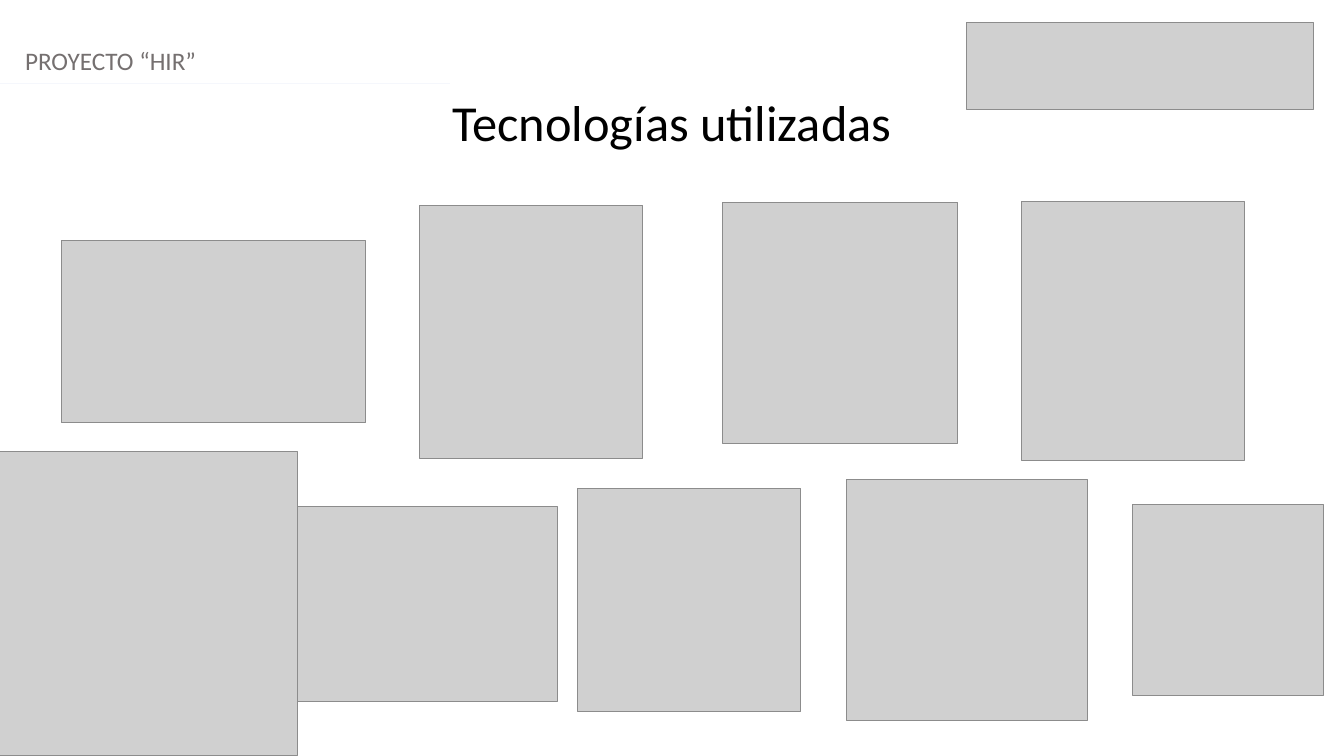
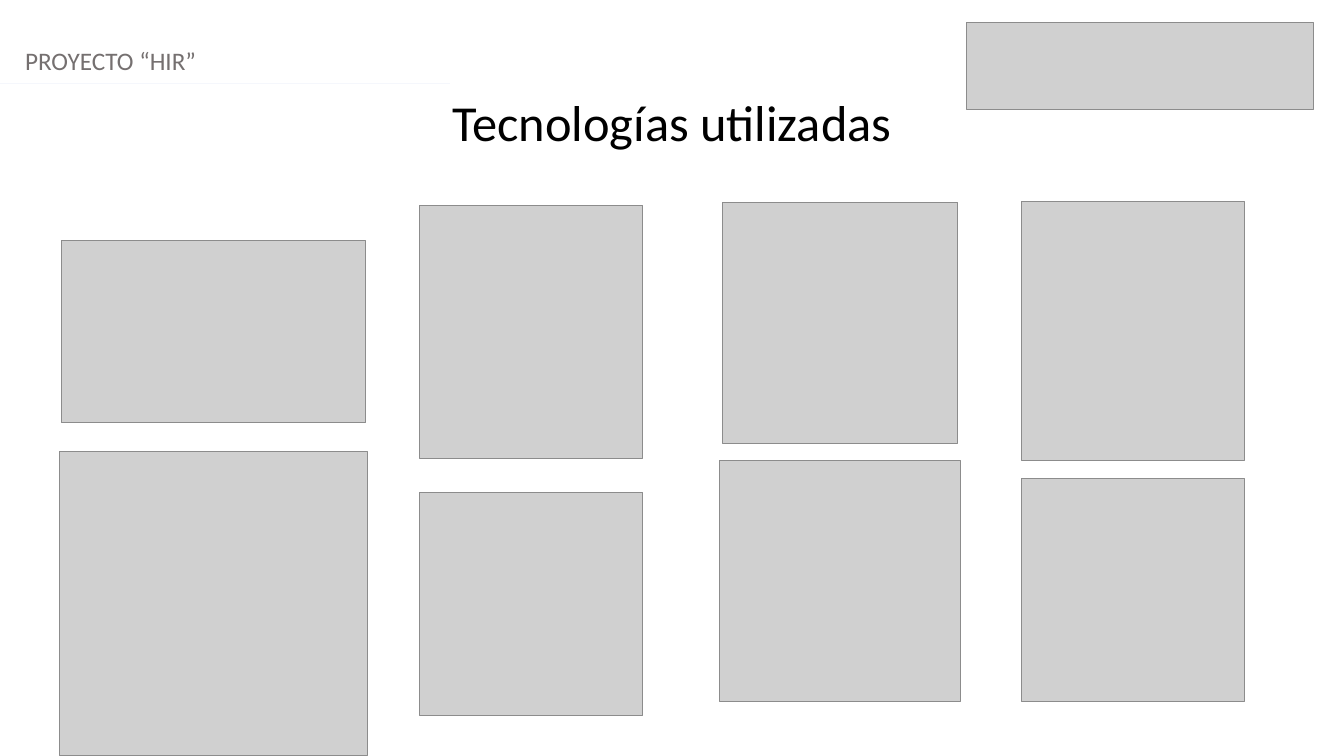
Before and after one commit to The-Shield-Team/documentacion-capstone, a slide deck: slide 12 of Fase_2/Evidencias_Proyecto/Presentación Proyecto.pptx. Drawn at 1344x756 pixels with LibreOffice and Linux fonts; fonts in the diff are those of the drawing; grey boxes stand for pictures. Boxes give left, top, right and bottom in pixels: in the first picture for what was removed or moved away, otherwise in the second. Text is boxed around its words. In the diff, an @@ line names an element or a change of style, - is before the commit and + after.

```diff
--- a/Fase_2/Evidencias_Proyecto/Presentación Proyecto.pptx
+++ b/Fase_2/Evidencias_Proyecto/Presentación Proyecto.pptx
@@ picture: place and size @@
-picture at (0,452,296,756)
+picture at (59,452,367,756)
@@ picture: place and size @@
-picture at (847,480,1088,721)
+picture at (720,461,961,702)
@@ picture: place and size @@
-picture at (1133,505,1324,696)
+picture at (1021,478,1244,701)
@@ picture removed at (297,506,558,701) @@
@@ picture: place and size @@
-picture at (578,488,802,712)
+picture at (419,492,643,716)
```
Also in this commit, not shown: 5 other slides changed, 7 slides added, 1 slide removed, 2 other files.
